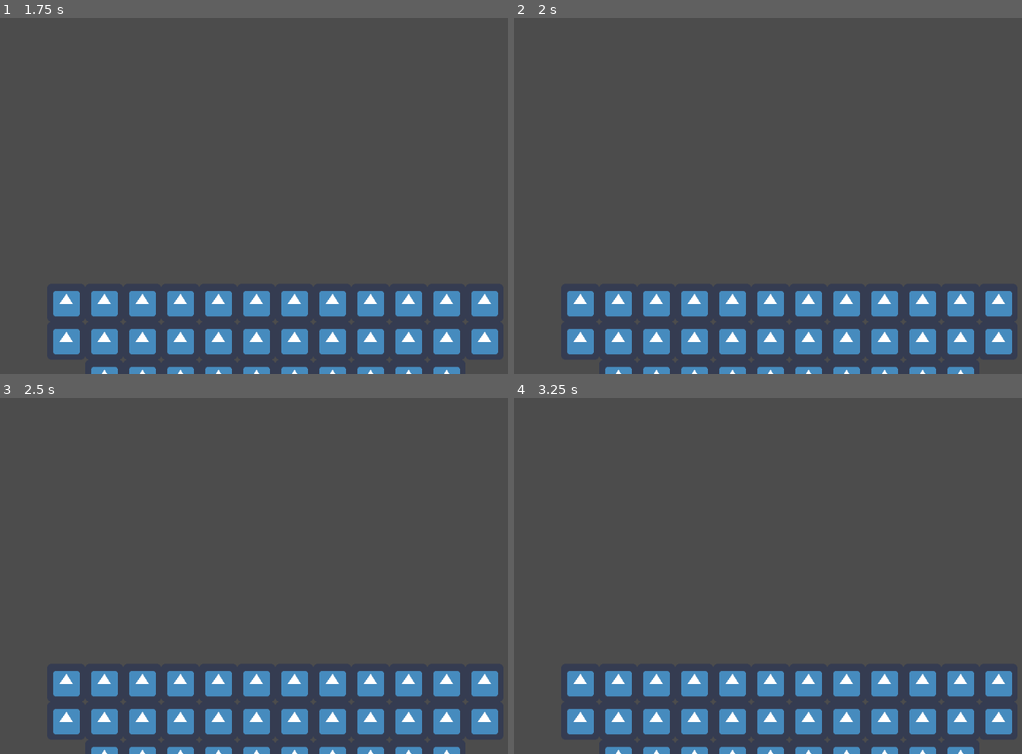
Above: before the commit, frames 1-4 (two rows, left to right).
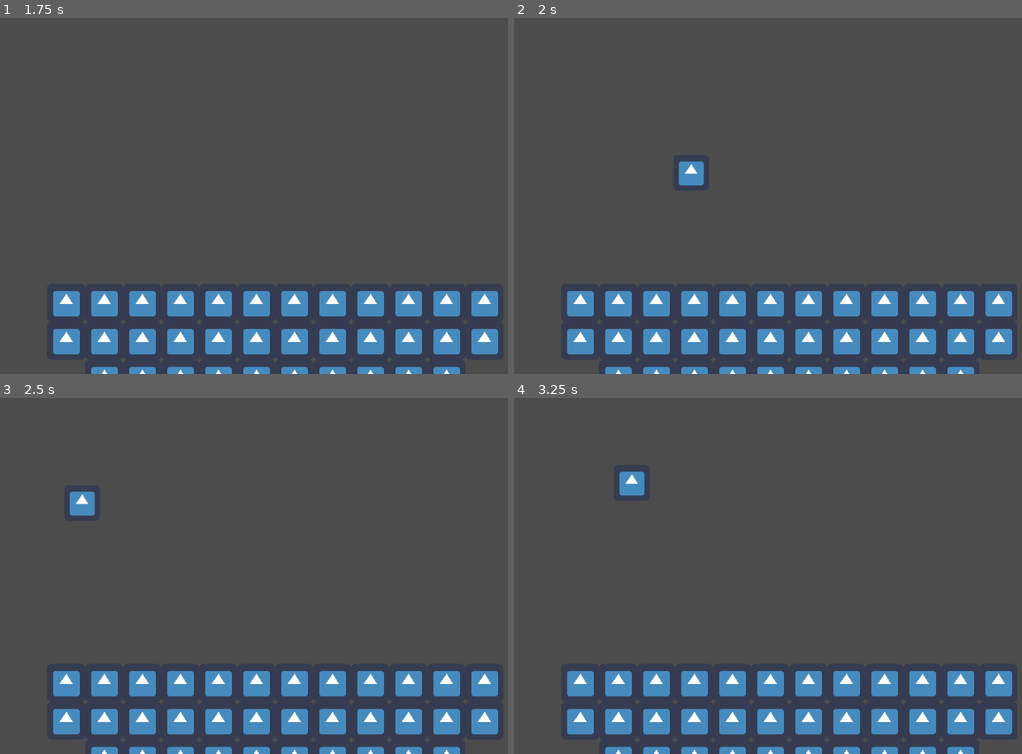
Above: after the commit, the same moments.

Repository: aidan-oien/Dark-Age-Duel
Game: Godot game, scene res://src/Levels/TestLevel.tscn
Same seed, same stepped clock (60 frames per second), same inputs: the game is played once before the commit and once after it. Before the commit the project has no main scene; this scene is started directly in both runs. The engine's default icon, where the game draws it, is replaced by a stand-in: a white triangle on a blue panel in a dark square.
Inputs:
- Up to frame 1 (1.75 s): hold D (p1_right) from 0.53 s (still down); tap W (p1_up) at 0.6, 0.77, 1.07, 1.35, 1.52 s
- Up to frame 2 (2 s): keep holding D (p1_right); tap W (p1_up) at 1.82 s
- Up to frame 3 (2.5 s): release D (p1_right) at 2.03 s; hold A (p1_left) from 2.03 s (still down); tap W (p1_up) at 2.1 s
- Up to frame 4 (3.25 s): release A (p1_left) at 2.78 s; hold D (p1_right) from 2.78 s (still down); tap W (p1_up) at 2.85, 3.02 s

Frame 1 is identical in both runs. In frame 2, 0.3% of the frame differs, in the area x 32-38%, y 40-48%; in frame 3, 0.3%; in frame 4, 0.4%, in the area x 20-26%, y 20-28%.

Commit message:
Basic Mechanices
Ledge Grabbing (scuffed)
Fast Fall
Blast Zones

Diff:
--- a/darkAgeDuel/Actor.gd
+++ b/darkAgeDuel/Actor.gd
@@ -13,15 +13,23 @@
 
 	if Input.is_action_pressed("p1_left"):
 		pos = move_and_slide(Vector2(-400,0))
+
 	if Input.is_action_pressed("p1_right"):
 		pos = move_and_slide(Vector2(400,0))
+
 #	if Input.is_action_just_pressed("p1_up") and can_jump and jump_num != 0:
 	if Input.is_action_just_pressed("p1_up") and can_jump:
 		can_jump = false
 		jump_num -= 1
 		vel.y = -700
+
 	if Input.is_action_just_released("p1_up"):
 		can_jump = true
+
+	#Fast Fall
+	if !(is_on_floor()):
+		if Input.is_action_just_pressed("p1_down"):
+			vel.y = 700
 
 	#Gravity
 	vel.y += gravity * delta
--- a/darkAgeDuel/project.godot
+++ b/darkAgeDuel/project.godot
@@ -21,6 +21,7 @@
 [application]
 
 config/name="Dark Age Duel"
+run/main_scene="res://src/Levels/TestLevel.tscn"
 config/icon="res://icon.png"
 
 [gui]
@@ -29,6 +30,13 @@
 
 [input]
 
+ui_down={
+"deadzone": 0.5,
+"events": [ Object(InputEventKey,"resource_local_to_scene":false,"resource_name":"","device":0,"alt":false,"shift":false,"control":false,"meta":false,"command":false,"pressed":false,"scancode":16777234,"physical_scancode":0,"unicode":0,"echo":false,"script":null)
+, Object(InputEventJoypadButton,"resource_local_to_scene":false,"resource_name":"","device":0,"button_index":13,"pressure":0.0,"pressed":false,"script":null)
+, Object(InputEventKey,"resource_local_to_scene":false,"resource_name":"","device":0,"alt":false,"shift":false,"control":false,"meta":false,"command":false,"pressed":false,"scancode":0,"physical_scancode":83,"unicode":0,"echo":false,"script":null)
+ ]
+}
 p1_left={
 "deadzone": 0.5,
 "events": [ Object(InputEventKey,"resource_local_to_scene":false,"resource_name":"","device":0,"alt":false,"shift":false,"control":false,"meta":false,"command":false,"pressed":false,"scancode":0,"physical_scancode":65,"unicode":0,"echo":false,"script":null)
--- a/darkAgeDuel/src/Actors/KinematicBody2D.gd
+++ b/darkAgeDuel/src/Actors/KinematicBody2D.gd
@@ -1 +1,18 @@
 extends Actor
+
+
+func _on_BlastZoneUnder_body_entered(body):
+	get_tree().change_scene("res://src/Levels/TestLevel.tscn")
+
+
+func _on_Area2D_body_entered(body):
+	if is_on_wall():
+		vel.y = 0
+		vel.x = 0
+		gravity = 0
+
+
+
+
+func _on_Area2D_body_exited(body):
+	gravity = 2000.0
--- a/darkAgeDuel/src/Levels/TestLevel.tscn
+++ b/darkAgeDuel/src/Levels/TestLevel.tscn
@@ -29,6 +29,24 @@
 } ]
 0/z_index = 0
 
+[sub_resource type="RectangleShape2D" id=3]
+extents = Vector2( 1963, 241 )
+
+[sub_resource type="RectangleShape2D" id=4]
+extents = Vector2( 231.5, 1038.5 )
+
+[sub_resource type="RectangleShape2D" id=5]
+extents = Vector2( 228.5, 1019.25 )
+
+[sub_resource type="RectangleShape2D" id=6]
+extents = Vector2( 2599.5, 213.25 )
+
+[sub_resource type="RectangleShape2D" id=7]
+extents = Vector2( 44.5, 10 )
+
+[sub_resource type="RectangleShape2D" id=8]
+extents = Vector2( 43.5, 9 )
+
 [node name="TestLevel" type="Node2D"]
 
 [node name="TileMap" type="TileMap" parent="."]
@@ -41,3 +59,37 @@
 [node name="Player" parent="." instance=ExtResource( 2 )]
 position = Vector2( 320, 285 )
 collision_mask = 4
+
+[node name="BlastZoneUnder" type="Area2D" parent="."]
+position = Vector2( -36, 871 )
+
+[node name="BlastZoneUnder" type="CollisionShape2D" parent="BlastZoneUnder"]
+position = Vector2( 517.5, 542 )
+shape = SubResource( 3 )
+
+[node name="BlastZoneLeft" type="CollisionShape2D" parent="BlastZoneUnder"]
+position = Vector2( -351, -43 )
+shape = SubResource( 4 )
+
+[node name="BlastZoneRight" type="CollisionShape2D" parent="BlastZoneUnder"]
+position = Vector2( 1393, -24 )
+shape = SubResource( 5 )
+
+[node name="BlastZoneUp" type="CollisionShape2D" parent="BlastZoneUnder"]
+position = Vector2( 475, -1248 )
+shape = SubResource( 6 )
+
+[node name="LedgeGrabZones" type="Area2D" parent="."]
+position = Vector2( 101, 464 )
+
+[node name="LeftLedge" type="CollisionShape2D" parent="LedgeGrabZones"]
+position = Vector2( 46.5, -6 )
+shape = SubResource( 7 )
+
+[node name="RightLedge" type="CollisionShape2D" parent="LedgeGrabZones"]
+position = Vector2( 774.5, -7 )
+shape = SubResource( 8 )
+
+[connection signal="body_entered" from="BlastZoneUnder" to="Player" method="_on_BlastZoneUnder_body_entered"]
+[connection signal="body_entered" from="LedgeGrabZones" to="Player" method="_on_Area2D_body_entered"]
+[connection signal="body_exited" from="LedgeGrabZones" to="Player" method="_on_Area2D_body_exited"]
Not shown: 1 places in darkAgeDuel/src/Levels/TestLevel.tscn that only renumber resources
